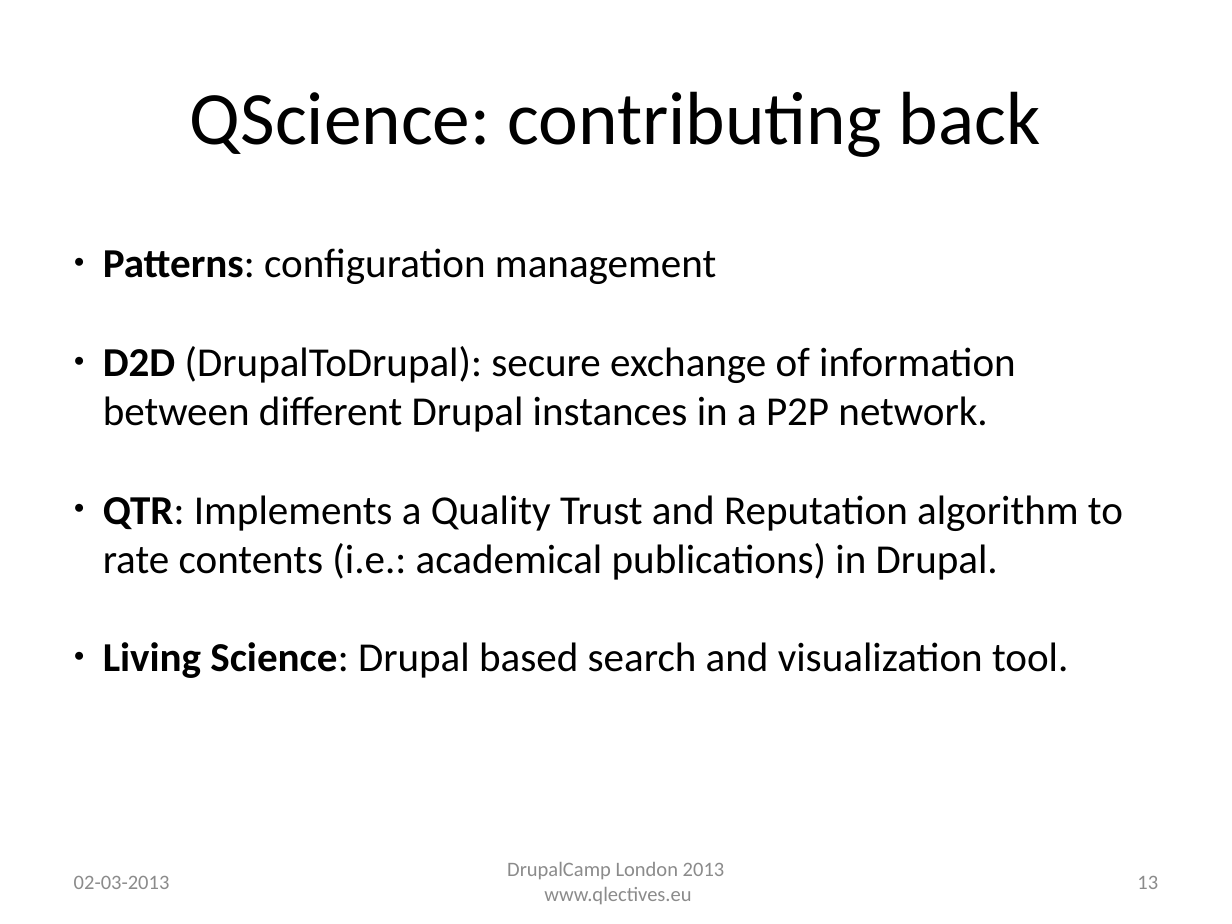
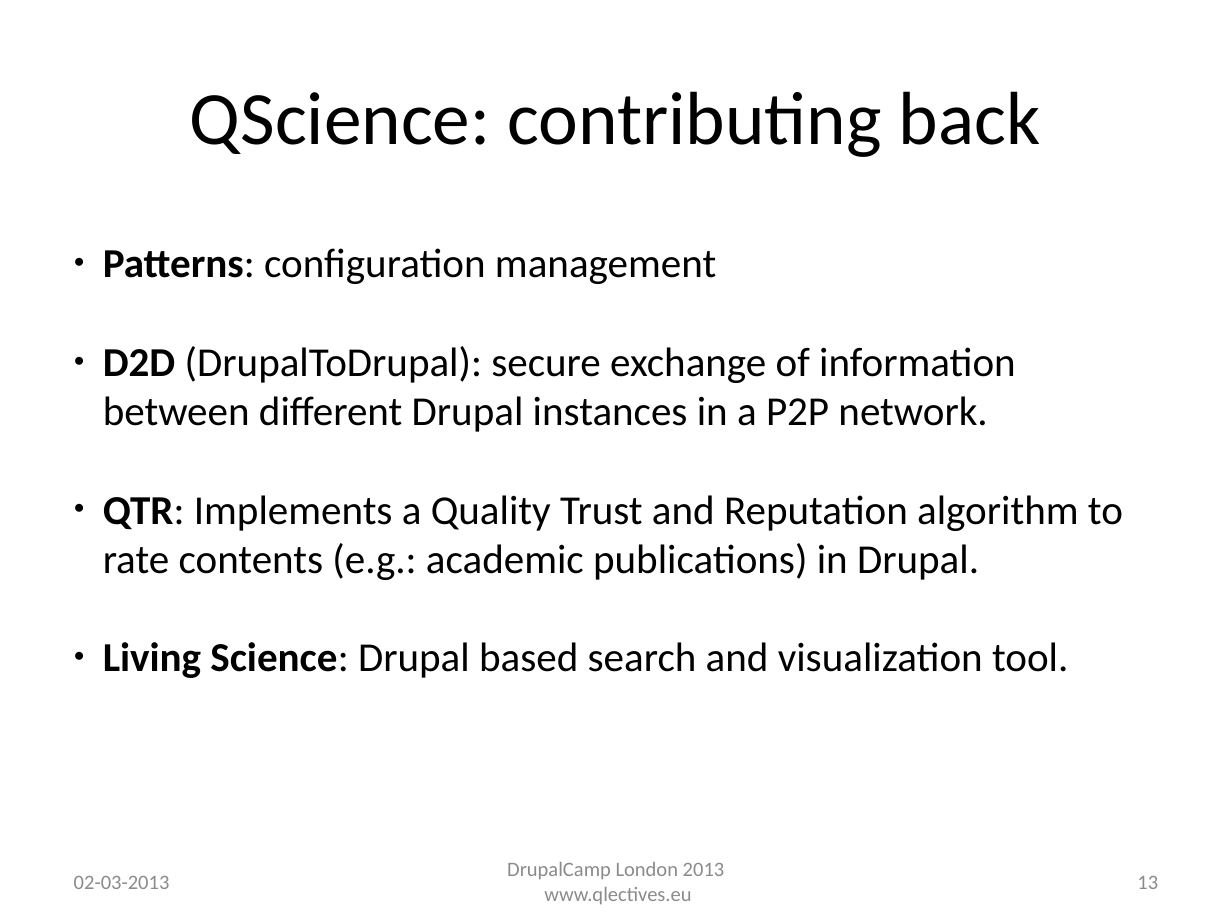
Before and after one commit to QScience/dc-slides, a slide deck: slide 13 of dclondon2013/patterns_dclondon2013.odp. Drawn at 1232x924 pixels with LibreOffice and Linux fonts; fonts in the diff are those of the drawing; background and template pictures are left out. Boxes give left, top, right and bottom in pixels: in the first picture for what was removed or moved away, otherwise in the second. Text is boxed around its words. In the diff, an @@ line names an element or a change of style, - is before the commit and + after.

```diff
--- a/dclondon2013/patterns_dclondon2013.odp
+++ b/dclondon2013/patterns_dclondon2013.odp
@@ text at (103,495,1123,580): text changed @@
-● QTR: Implements a Quality Trust and Reputation algorithm to rate contents (i.e.: academical publications) in Drupal.
+● QTR: Implements a Quality Trust and Reputation algorithm to rate contents (e.g.: academic publications) in Drupal.
```
Also in this commit, not shown: 15 other slides changed, 1 slide added, 3 other files.
